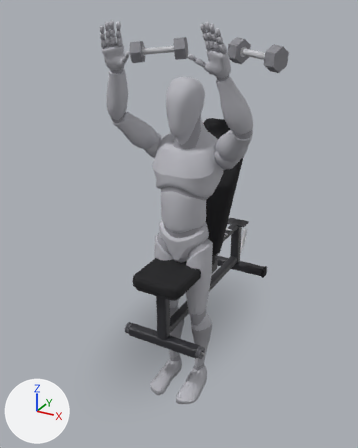
What one commit did to the glTF model app/src/main/assets/mannequins/db_incline_press_60.glb.
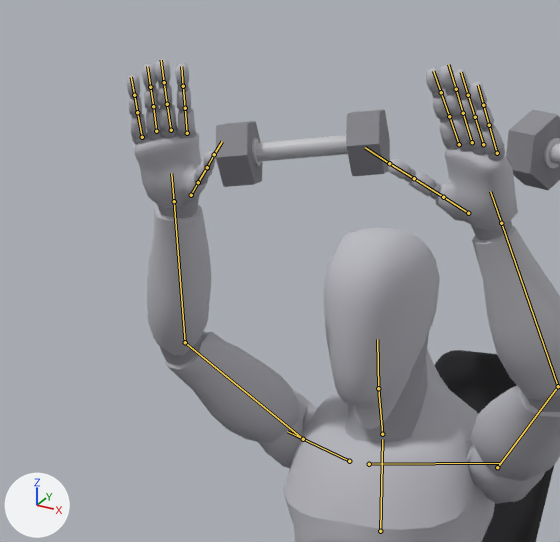
Each version is shown whole from a 50 mm camera at (1.16, -2.28, 1.72) aimed at (-0.04, -0.1, 0.63), then close up on the part from 16% to 69% of the width and 0% to 41% of the height. Lighting does not change. The marker at lower left points along +X, +Y and +Z. The last two pictures show the newer version. Both versions are drawn at frame 5 of the action 'lowering'; the numbers are the values there. The bones that change, and the others that lie on the model, are drawn over the model as lines in the close-ups.

Objects in the first close-up: 'bench_back_pad', 'body', 'body_1', 'dumbbell_l_4', 'dumbbell_r_0', 'dumbbell_r_2', 'dumbbell_r_4' and 3 more.
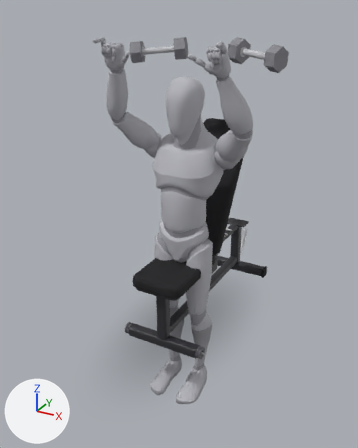
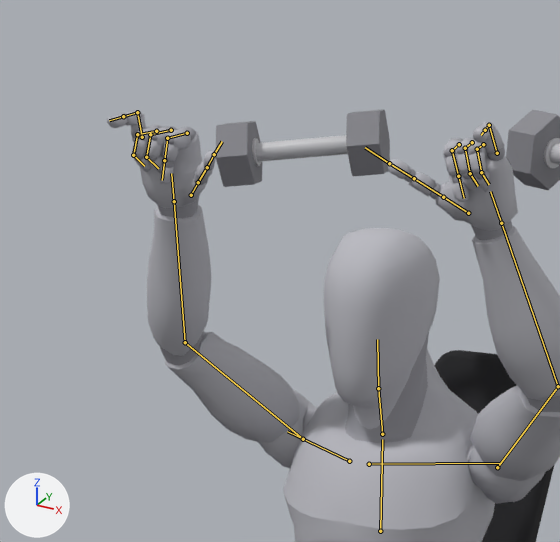
Changed parts and their boxes [x1, y1, x2, y2] in the close-ups (560 x 542 px):
```json
{"object": "body", "change": "posed", "before": [127, 59, 560, 542], "after": [107, 110, 560, 542]}
{"object": "body_1", "change": "posed", "before": [130, 81, 560, 443], "after": [125, 111, 560, 443]}
{"bone": "index_01_l", "before": "(459, 144) to (449, 116)", "after": "(459, 144) to (452, 150)"}
{"bone": "index_02_l", "before": "(449, 116) to (441, 92)", "after": "(452, 150) to (458, 176)"}
{"bone": "middle_01_l", "before": "(472, 142) to (463, 113)", "after": "(472, 142) to (465, 148)"}
{"bone": "middle_02_l", "before": "(463, 113) to (456, 89)", "after": "(465, 148) to (470, 173)"}
{"bone": "middle_03_l", "before": "(456, 89) to (448, 64)", "after": "(470, 173) to (478, 186)"}
{"bone": "pinky_02_l", "before": "(489, 125) to (483, 105)", "after": "(489, 125) to (485, 130)"}
{"bone": "ring_01_l", "before": "(483, 144) to (475, 117)", "after": "(483, 144) to (477, 149)"}
{"bone": "ring_02_l", "before": "(475, 117) to (468, 95)", "after": "(477, 149) to (481, 172)"}
{"bone": "ring_03_l", "before": "(468, 95) to (461, 72)", "after": "(481, 172) to (489, 184)"}
{"bone": "index_01_r", "before": "(187, 133) to (185, 108)", "after": "(187, 133) to (167, 138)"}
{"bone": "index_02_r", "before": "(185, 108) to (183, 86)", "after": "(167, 138) to (164, 160)"}
{"bone": "middle_01_r", "before": "(171, 130) to (167, 104)", "after": "(171, 130) to (150, 134)"}
{"bone": "middle_02_r", "before": "(167, 104) to (164, 82)", "after": "(150, 134) to (146, 157)"}
{"bone": "middle_03_r", "before": "(164, 82) to (161, 60)", "after": "(146, 157) to (158, 168)"}
{"bone": "pinky_02_r", "before": "(137, 112) to (134, 95)", "after": "(137, 112) to (123, 116)"}
{"bone": "ring_01_r", "before": "(156, 131) to (153, 106)", "after": "(156, 131) to (137, 134)"}
{"bone": "ring_02_r", "before": "(153, 106) to (150, 87)", "after": "(137, 134) to (133, 155)"}
{"bone": "ring_03_r", "before": "(150, 87) to (147, 66)", "after": "(133, 155) to (144, 166)"}
```

Scene script edits in JSON lines:
```json
{"block": "bone_index_01_l", "where": "bone_index_01_l = bpy.data.objects['Armature'].pose.bones['index_01_l']  # child of 'hand_l'"}
{"op": "set", "path": "bone_index_01_l.rotation_quaternion", "old": "(1.0, 0.0, 0.0, 0.0)", "new": "(0.775, 0.517, 0.0, -0.365)", "note": "degrees (0, 0, 0) -> degrees (60, 22, -38)"}
{"block": "bone_index_02_l", "where": "bone_index_02_l = bpy.data.objects['Armature'].pose.bones['index_02_l']  # child of 'index_01_l'"}
{"op": "set", "path": "bone_index_02_l.rotation_quaternion", "old": "(1.0, 0.0, 0.0, 0.0)", "new": "(0.743, 0.547, 0.0, -0.386)", "note": "degrees (0, 0, 0) -> degrees (64, 25, -39)"}
{"block": "bone_middle_01_l", "where": "bone_middle_01_l = bpy.data.objects['Armature'].pose.bones['middle_01_l']  # child of 'hand_l'"}
{"op": "set", "path": "bone_middle_01_l.rotation_quaternion", "old": "(1.0, 0.0, 0.0, 0.0)", "new": "(0.791, 0.5, 0.0, -0.352)", "note": "degrees (0, 0, 0) -> degrees (58, 21, -36)"}
{"block": "bone_middle_02_l", "where": "bone_middle_02_l = bpy.data.objects['Armature'].pose.bones['middle_02_l']  # child of 'middle_01_l'"}
{"op": "set", "path": "bone_middle_02_l.rotation_quaternion", "old": "(1.0, 0.0, 0.0, 0.0)", "new": "(0.762, 0.53, 0.0, -0.373)", "note": "degrees (0, 0, 0) -> degrees (62, 23, -38)"}
{"block": "bone_middle_03_l", "where": "bone_middle_03_l = bpy.data.objects['Armature'].pose.bones['middle_03_l']  # child of 'middle_02_l'"}
{"op": "set", "path": "bone_middle_03_l.rotation_quaternion", "old": "(1.0, 0.0, 0.0, 0.0)", "new": "(0.869, 0.404, 0.0, -0.284)", "note": "degrees (0, 0, 0) -> degrees (46, 13, -31)"}
{"block": "bone_pinky_02_l", "where": "bone_pinky_02_l = bpy.data.objects['Armature'].pose.bones['pinky_02_l']  # child of 'pinky_01_l'"}
{"op": "set", "path": "bone_pinky_02_l.rotation_quaternion", "old": "(1.0, 0.0, 0.0, 0.0)", "new": "(0.77, 0.522, 0.0, -0.366)", "note": "degrees (0, 0, 0) -> degrees (60, 22, -38)"}
{"block": "bone_ring_01_l", "where": "bone_ring_01_l = bpy.data.objects['Armature'].pose.bones['ring_01_l']  # child of 'hand_l'"}
{"op": "set", "path": "bone_ring_01_l.rotation_quaternion", "old": "(1.0, 0.0, 0.0, 0.0)", "new": "(0.794, 0.498, 0.0, -0.35)", "note": "degrees (0, 0, 0) -> degrees (57, 20, -36)"}
{"block": "bone_ring_02_l", "where": "bone_ring_02_l = bpy.data.objects['Armature'].pose.bones['ring_02_l']  # child of 'ring_01_l'"}
{"op": "set", "path": "bone_ring_02_l.rotation_quaternion", "old": "(1.0, 0.0, 0.0, 0.0)", "new": "(0.764, 0.527, 0.0, -0.371)", "note": "degrees (0, 0, 0) -> degrees (61, 23, -38)"}
{"block": "bone_ring_03_l", "where": "bone_ring_03_l = bpy.data.objects['Armature'].pose.bones['ring_03_l']  # child of 'ring_02_l'"}
{"op": "set", "path": "bone_ring_03_l.rotation_quaternion", "old": "(1.0, 0.0, 0.0, 0.0)", "new": "(0.871, 0.402, 0.0, -0.283)", "note": "degrees (0, 0, 0) -> degrees (46, 13, -30)"}
{"block": "bone_index_01_r", "where": "bone_index_01_r = bpy.data.objects['Armature'].pose.bones['index_01_r']  # child of 'hand_r'"}
{"op": "set", "path": "bone_index_01_r.rotation_quaternion", "old": "(1.0, 0.0, 0.0, 0.0)", "new": "(0.775, 0.517, 0.0, 0.365)", "note": "degrees (0, 0, 0) -> degrees (60, -22, 38)"}
{"block": "bone_index_02_r", "where": "bone_index_02_r = bpy.data.objects['Armature'].pose.bones['index_02_r']  # child of 'index_01_r'"}
{"op": "set", "path": "bone_index_02_r.rotation_quaternion", "old": "(1.0, 0.0, 0.0, 0.0)", "new": "(0.743, 0.547, 0.0, 0.386)", "note": "degrees (0, 0, 0) -> degrees (64, -25, 39)"}
{"block": "bone_middle_01_r", "where": "bone_middle_01_r = bpy.data.objects['Armature'].pose.bones['middle_01_r']  # child of 'hand_r'"}
{"op": "set", "path": "bone_middle_01_r.rotation_quaternion", "old": "(1.0, 0.0, 0.0, 0.0)", "new": "(0.791, 0.5, 0.0, 0.352)", "note": "degrees (0, 0, 0) -> degrees (58, -21, 36)"}
{"block": "bone_middle_02_r", "where": "bone_middle_02_r = bpy.data.objects['Armature'].pose.bones['middle_02_r']  # child of 'middle_01_r'"}
{"op": "set", "path": "bone_middle_02_r.rotation_quaternion", "old": "(1.0, 0.0, 0.0, 0.0)", "new": "(0.762, 0.53, 0.0, 0.373)", "note": "degrees (0, 0, 0) -> degrees (62, -23, 38)"}
{"block": "bone_middle_03_r", "where": "bone_middle_03_r = bpy.data.objects['Armature'].pose.bones['middle_03_r']  # child of 'middle_02_r'"}
{"op": "set", "path": "bone_middle_03_r.rotation_quaternion", "old": "(1.0, 0.0, 0.0, 0.0)", "new": "(0.869, 0.404, 0.0, 0.284)", "note": "degrees (0, 0, 0) -> degrees (46, -13, 31)"}
{"block": "bone_pinky_02_r", "where": "bone_pinky_02_r = bpy.data.objects['Armature'].pose.bones['pinky_02_r']  # child of 'pinky_01_r'"}
{"op": "set", "path": "bone_pinky_02_r.rotation_quaternion", "old": "(1.0, 0.0, 0.0, 0.0)", "new": "(0.77, 0.522, 0.0, 0.366)", "note": "degrees (0, 0, 0) -> degrees (60, -22, 38)"}
{"block": "bone_ring_01_r", "where": "bone_ring_01_r = bpy.data.objects['Armature'].pose.bones['ring_01_r']  # child of 'hand_r'"}
{"op": "set", "path": "bone_ring_01_r.rotation_quaternion", "old": "(1.0, 0.0, 0.0, 0.0)", "new": "(0.794, 0.498, 0.0, 0.35)", "note": "degrees (0, 0, 0) -> degrees (57, -20, 36)"}
{"block": "bone_ring_02_r", "where": "bone_ring_02_r = bpy.data.objects['Armature'].pose.bones['ring_02_r']  # child of 'ring_01_r'"}
{"op": "set", "path": "bone_ring_02_r.rotation_quaternion", "old": "(1.0, 0.0, 0.0, 0.0)", "new": "(0.764, 0.527, 0.0, 0.371)", "note": "degrees (0, 0, 0) -> degrees (61, -23, 38)"}
{"block": "bone_ring_03_r", "where": "bone_ring_03_r = bpy.data.objects['Armature'].pose.bones['ring_03_r']  # child of 'ring_02_r'"}
{"op": "set", "path": "bone_ring_03_r.rotation_quaternion", "old": "(1.0, 0.0, 0.0, 0.0)", "new": "(0.871, 0.402, 0.0, 0.283)", "note": "degrees (0, 0, 0) -> degrees (46, -13, 30)"}
```
